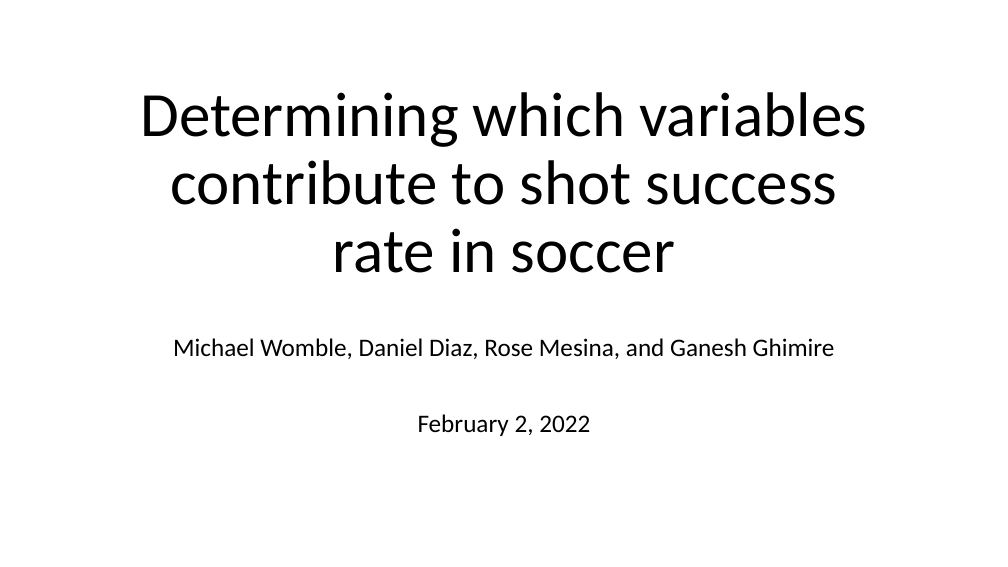
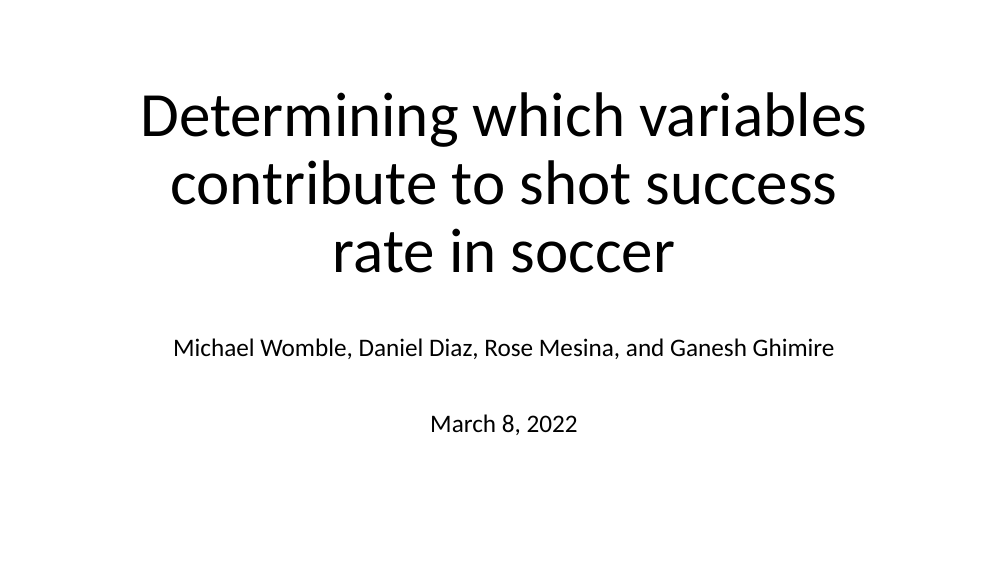
Before and after one commit to rmesina/T2_Codes-R-Us, a slide deck: slide 1 of midterm_project/Determining which variables contribute to likely hood of.pptx. Drawn at 1008x567 pixels with LibreOffice and Linux fonts; fonts in the diff are those of the drawing. Boxes give left, top, right and bottom in pixels: in the first picture for what was removed or moved away, otherwise in the second. Text is boxed around its words. In the diff, an @@ line names an element or a change of style, - is before the commit and + after.

```diff
--- a/midterm_project/Determining which variables contribute to likely hood of.pptx
+++ b/midterm_project/Determining which variables contribute to likely hood of.pptx
@@ subtitle at (430,414,578,435): text changed @@
-February 2, 2022
+March 8, 2022
```
Also in this commit, not shown: 4 other slides changed, 3 slides added, 3 slides removed.
